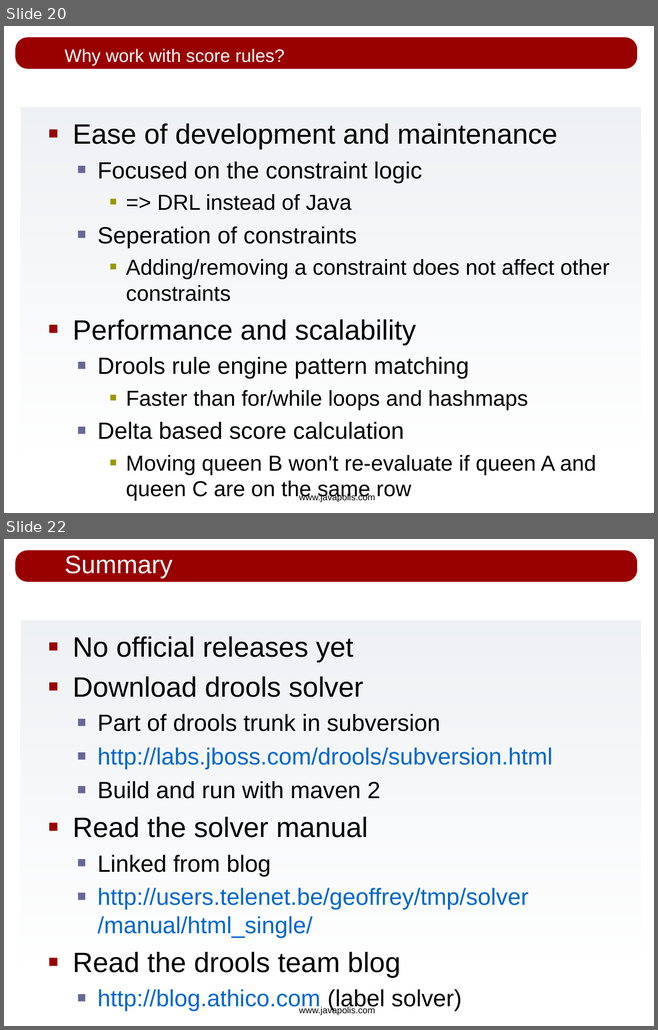
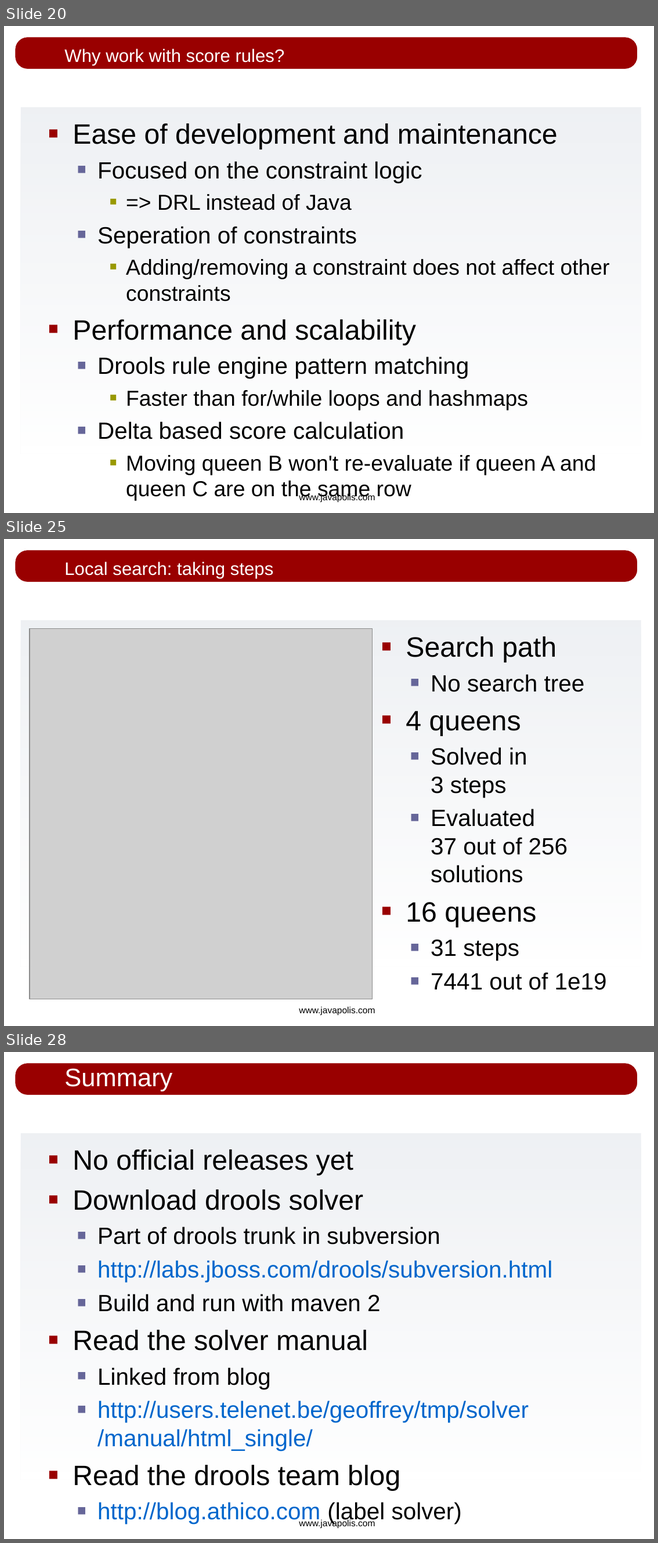
Before and after one commit to bobmcwhirter/drools, a slide deck: drools-solver/src/presentations/drools-solver_javapolis_2007.odp. Shown one above the other, each under a label of ours: slides 20 and 22 before the commit, slides 20, 25 and 28 after it; the slides between them are not shown. The pictures are 658x1030 and 658x1543 pixels, drawn with LibreOffice and Linux fonts; fonts in the diff are those of the drawing; grey boxes stand for pictures; background and template pictures are left out. Boxes give left, top, right and bottom in pixels: in the first picture for what was removed or moved away, otherwise in the second. Text is boxed around its words. In the diff, an @@ line names an element or a change of style, - is before the commit and + after.

```diff
--- a/drools-solver/src/presentations/drools-solver_javapolis_2007.odp
+++ b/drools-solver/src/presentations/drools-solver_javapolis_2007.odp
@@ slide 25 added at (4,539,654,1026), background #FFFFFF; not listed: 3 template elements that a slide beside it also shows @@
@@ title added at (64,562,273,578), 20 pt, text #FFFFFF @@
+Local search: taking steps
@@ picture added at (30,629,372,1000) @@
@@ text added at (405,636,607,990), 26 pt, text #000000 @@
+■ Search path
+  ■ No search tree
+■ 4 queens
+  ■ Solved in
+    3 steps
+  ■ Evaluated
+    37 out of 256
+    solutions
+■ 16 queens
+  ■ 31 steps
+  ■ 7441 out of 1e19
@@ what was slide 22 is now slide 28 @@
```
Also in this commit, not shown: 1 slide changed, 6 other slides added, 1 slide removed.
